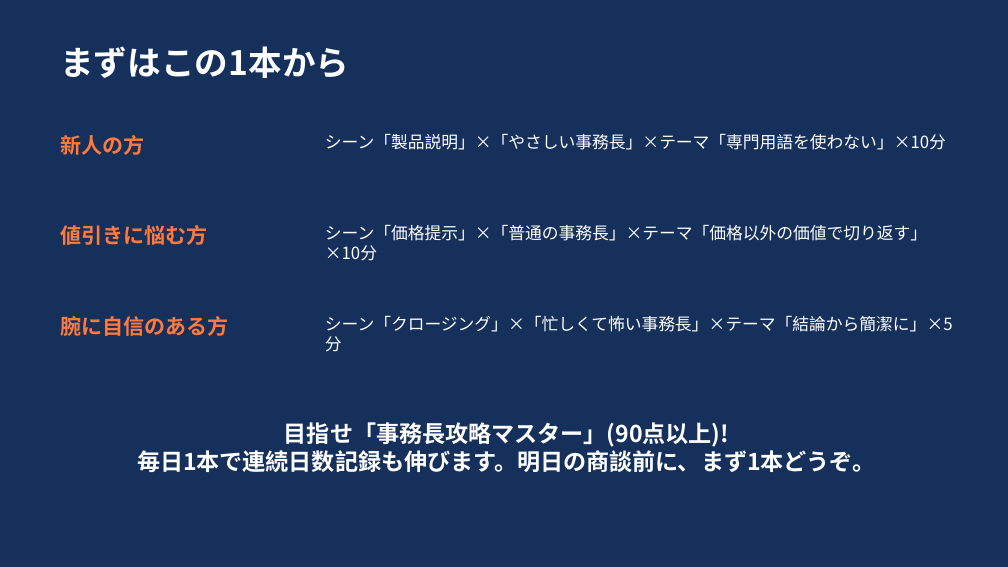
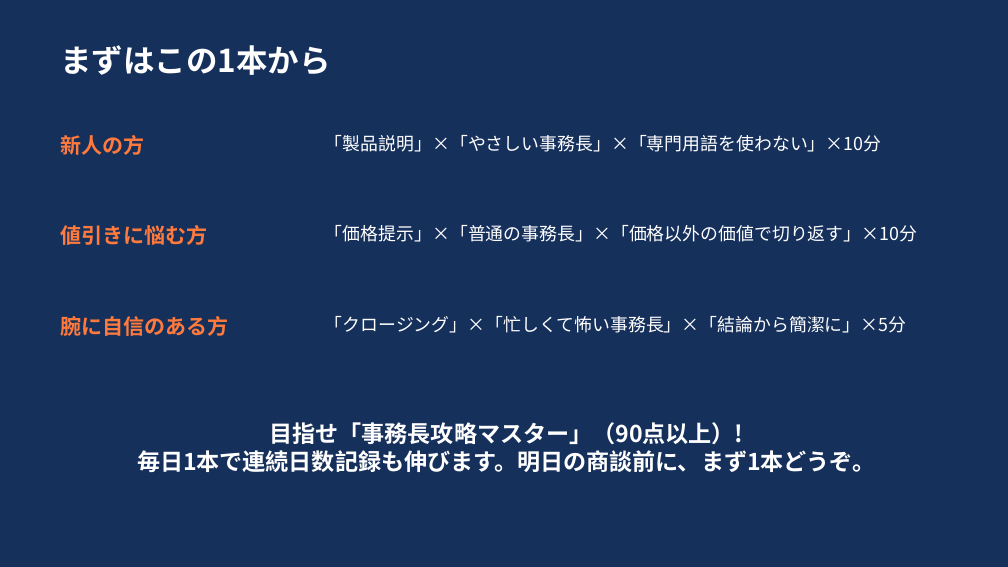
Before and after one commit to natatun1698/claude-code-on-the-web-html, a slide deck: slide 8 of sales-dojo/docs/商談ロープレ道場_初回利用ガイド.pptx (slide 6 before the commit). Drawn at 1008x567 pixels with LibreOffice and Linux fonts; fonts in the diff are those of the drawing. Boxes give left, top, right and bottom in pixels: in the first picture for what was removed or moved away, otherwise in the second. Text is boxed around its words. In the diff, an @@ line names an element or a change of style, - is before the commit and + after.

```diff
--- a/sales-dojo/docs/商談ロープレ道場_初回利用ガイド.pptx
+++ b/sales-dojo/docs/商談ロープレ道場_初回利用ガイド.pptx
@@ text "まずはこの1本から" at box(60, 45, 331, 75): size 32 to 30 pt @@
@@ text at box(325, 135, 882, 152): text changed; size 16 to 17 pt @@
-シーン「製品説明」×「やさしい事務長」×テーマ「専門用語を使わない」×10分
+「製品説明」×「やさしい事務長」×「専門用語を使わない」×10分
@@ text at box(325, 225, 917, 242): text changed; size 16 to 17 pt @@
-シーン「価格提示」×「普通の事務長」×テーマ「価格以外の価値で切り返す」×10分
+「価格提示」×「普通の事務長」×「価格以外の価値で切り返す」×10分
@@ text at box(325, 316, 907, 333): text changed; size 16 to 17 pt @@
-シーン「クロージング」×「忙しくて怖い事務長」×テーマ「結論から簡潔に」×5分
+「クロージング」×「忙しくて怖い事務長」×「結論から簡潔に」×5分
@@ text at box(270, 422, 744, 444): text changed @@
-目指せ「事務長攻略マスター」(90点以上)!
+目指せ「事務長攻略マスター」（90点以上）!
```
Also in this commit, not shown: 3 other slides changed, 4 slides added, 2 slides removed, 4 other files.
